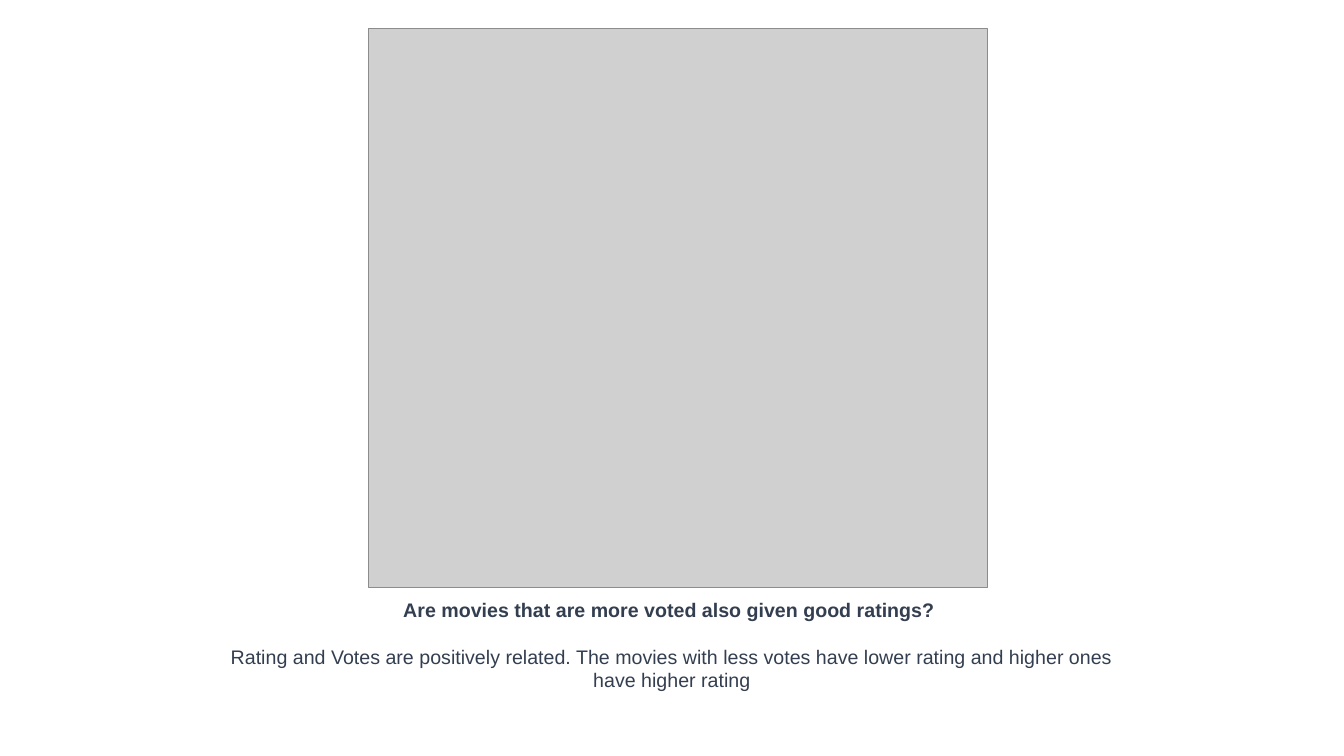
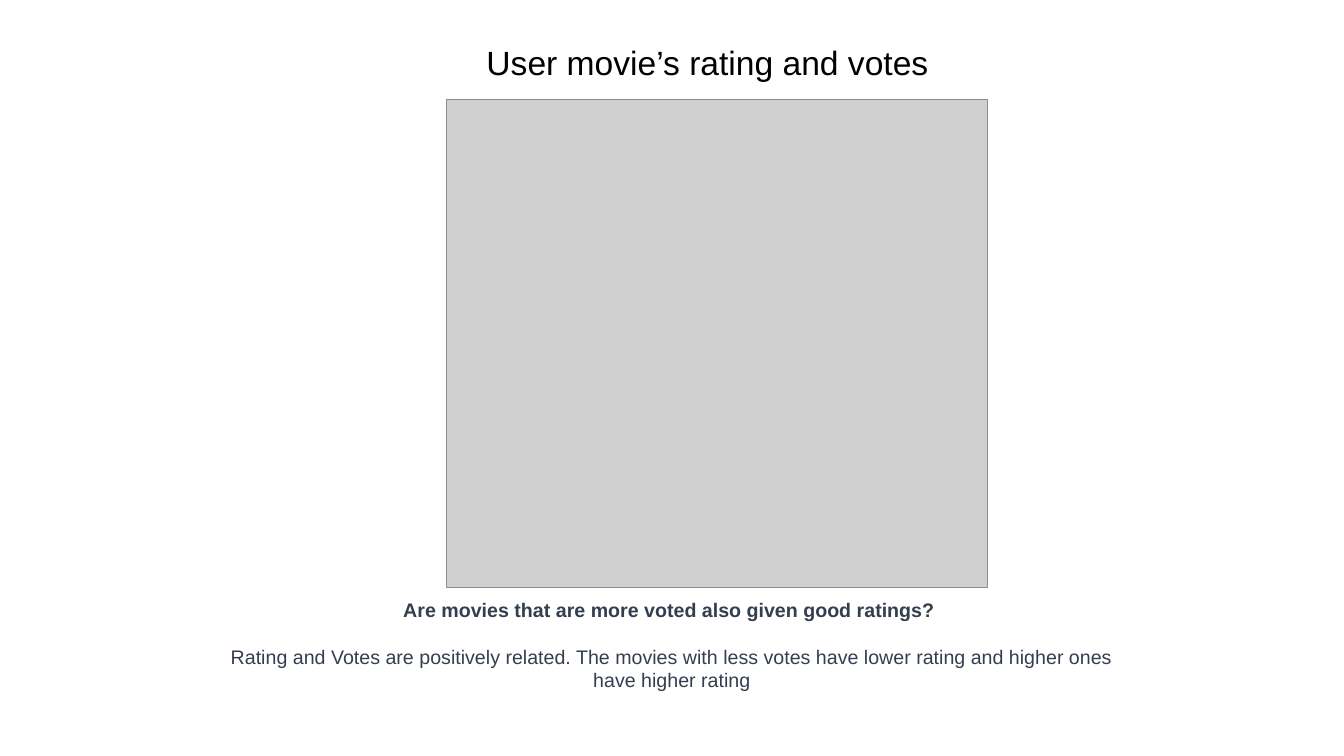
Before and after one commit to yaminijoshi89/INSAID-Projects, a slide deck: slide 3 of EDA_IMBD_Movies.ppt (slide 2 before the commit). Drawn at 1344x756 pixels with LibreOffice and Linux fonts; fonts in the diff are those of the drawing; grey boxes stand for pictures; background and template pictures are left out. Boxes give left, top, right and bottom in pixels: in the first picture for what was removed or moved away, otherwise in the second. Text is boxed around its words. In the diff, an @@ line names an element or a change of style, - is before the commit and + after.

```diff
--- a/EDA_IMBD_Movies.ppt
+++ b/EDA_IMBD_Movies.ppt
@@ text added at (486,50,928,82), 24 pt, text #000000 @@
+User movie’s rating and votes
@@ picture: place and size @@
-picture at (369,29,987,587)
+picture at (446,99,987,587)
```
Also in this commit, not shown: 6 other slides changed, 1 slide added.
